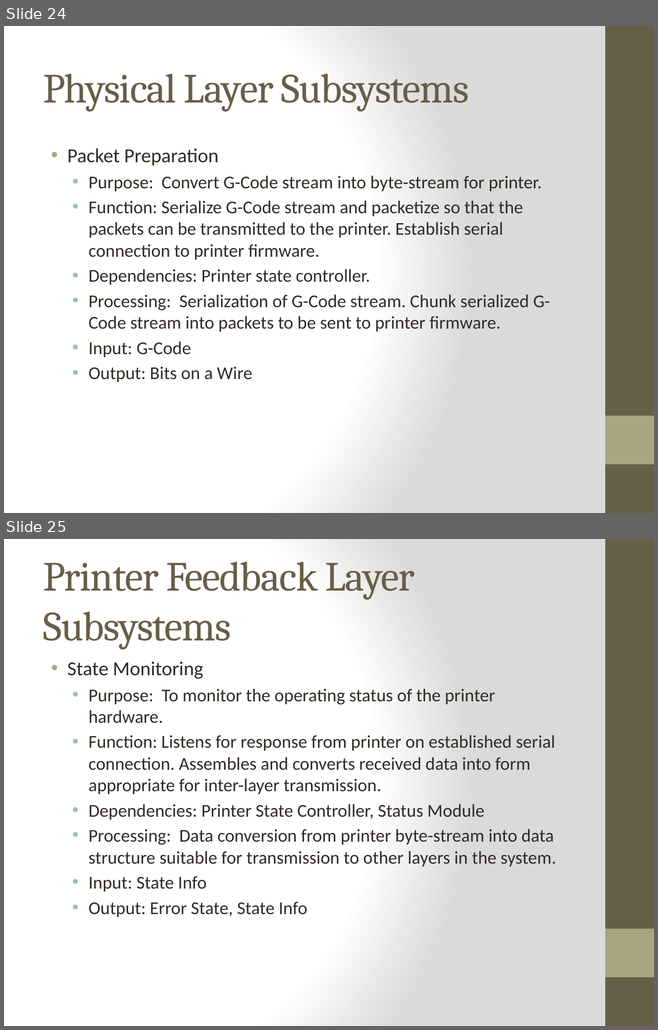
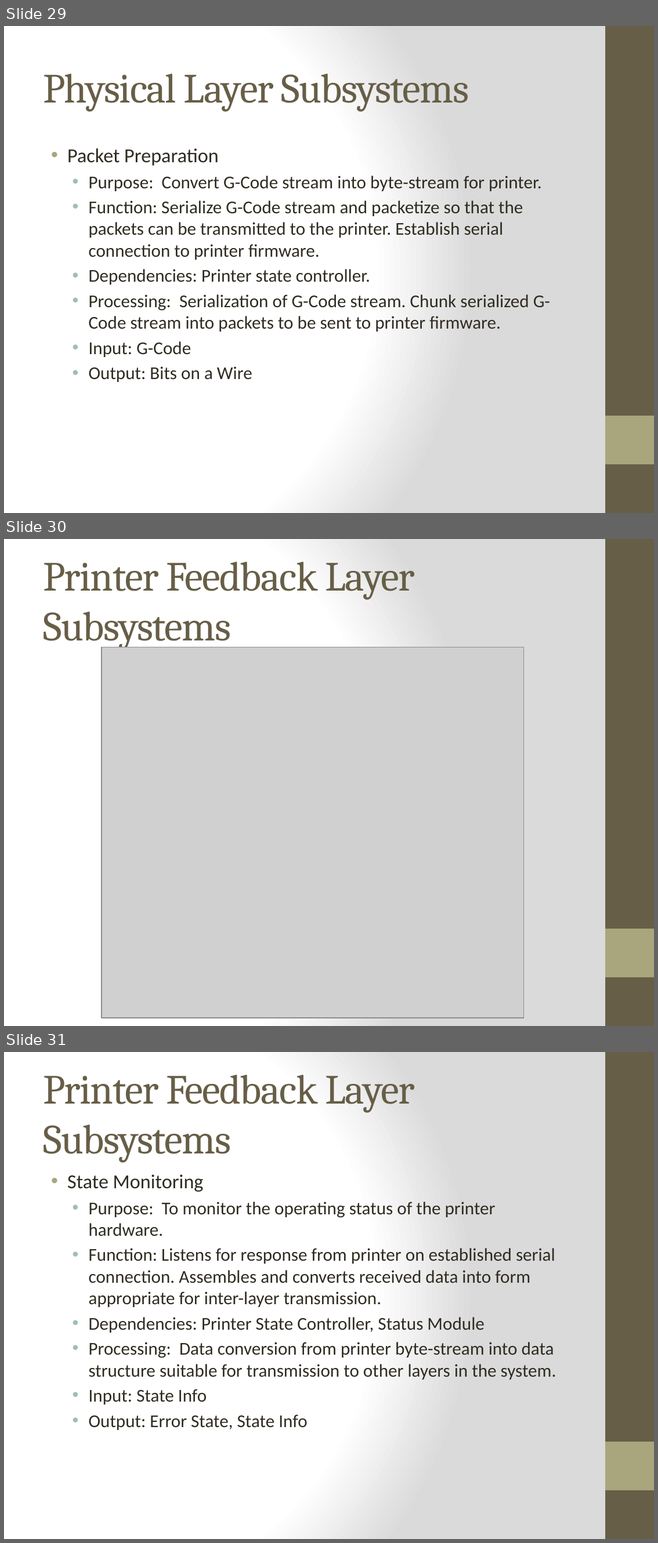
Before and after one commit to qpHalcy0n/SRDesign, a slide deck: ADS Gate Review/Team Ink3d ADS.pptx. Shown one above the other, each under a label of ours: slides 24 and 25 before the commit, slides 29, 30 and 31 after it. The pictures are 658x1030 and 658x1543 pixels, drawn with LibreOffice and Linux fonts; fonts in the diff are those of the drawing; grey boxes stand for pictures. Boxes give left, top, right and bottom in pixels: in the first picture for what was removed or moved away, otherwise in the second. Text is boxed around its words. In the diff, an @@ line names an element or a change of style, - is before the commit and + after.

```diff
--- a/ADS Gate Review/Team Ink3d ADS.pptx
+++ b/ADS Gate Review/Team Ink3d ADS.pptx
@@ slide 30 added at (x1=4, y1=539, x2=654, y2=1026), background gradient #FFFFFF to #DADADA; not listed: 2 template elements that a slide beside it also shows @@
@@ title added at (x1=43, y1=562, x2=415, y2=649), 46 pt, text #675E47 @@
+Printer Feedback Layer Subsystems
@@ picture added at (x1=101, y1=647, x2=524, y2=1019) @@
@@ what was slide 24 is now slide 29 @@
@@ what was slide 25 is now slide 31 @@
```
Also in this commit, not shown: 1 slide changed, 5 other slides added, 1 other file.
